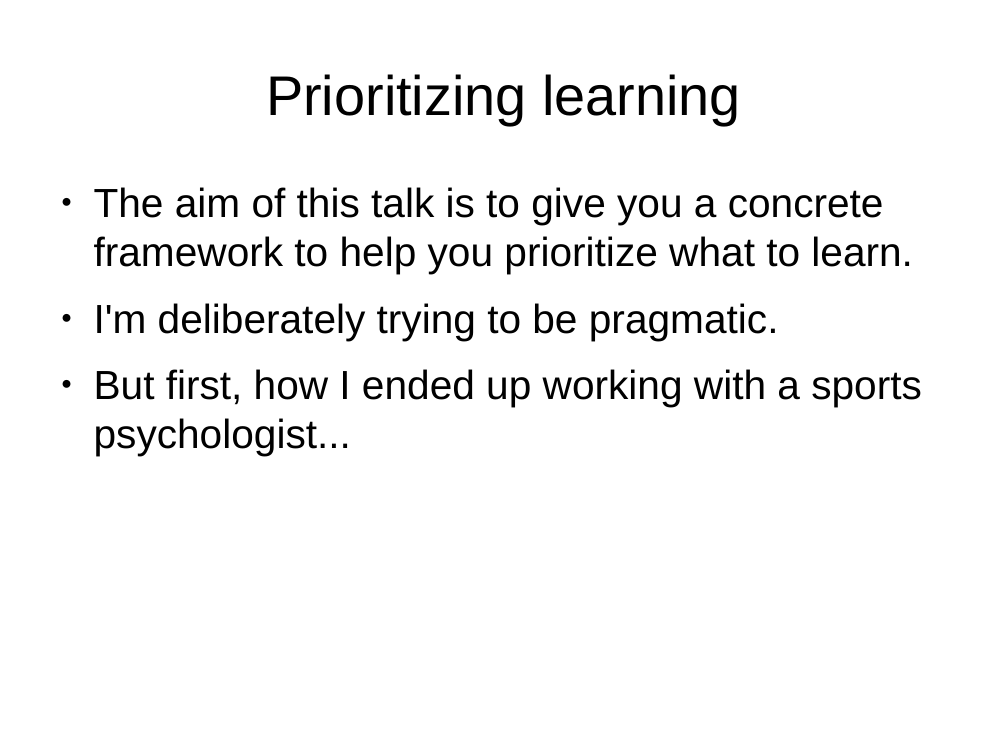
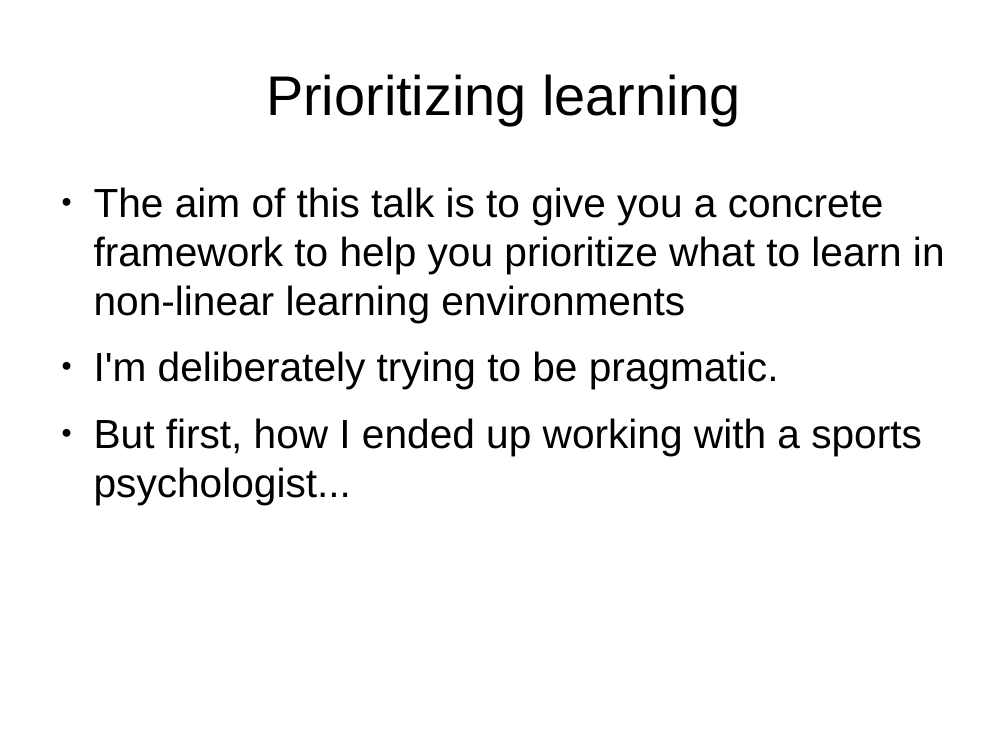
Before and after one commit to shuttle1987/CompCon2016, a slide deck: slide 3 of Slides.odp. Drawn at 1008x756 pixels with LibreOffice and Linux fonts; fonts in the diff are those of the drawing. Boxes give left, top, right and bottom in pixels: in the first picture for what was removed or moved away, otherwise in the second. Text is boxed around its words. In the diff, an @@ line names an element or a change of style, - is before the commit and + after.

```diff
--- a/Slides.odp
+++ b/Slides.odp
@@ text at bbox=[94, 187, 945, 322]: text changed @@
-● The aim of this talk is to give you a concrete framework to help you prioritize what to learn.
+● The aim of this talk is to give you a concrete framework to help you prioritize what to learn in non-linear learning environments
```
Also in this commit, not shown: 4 other slides changed, 8 slides added, 6 slides removed.
